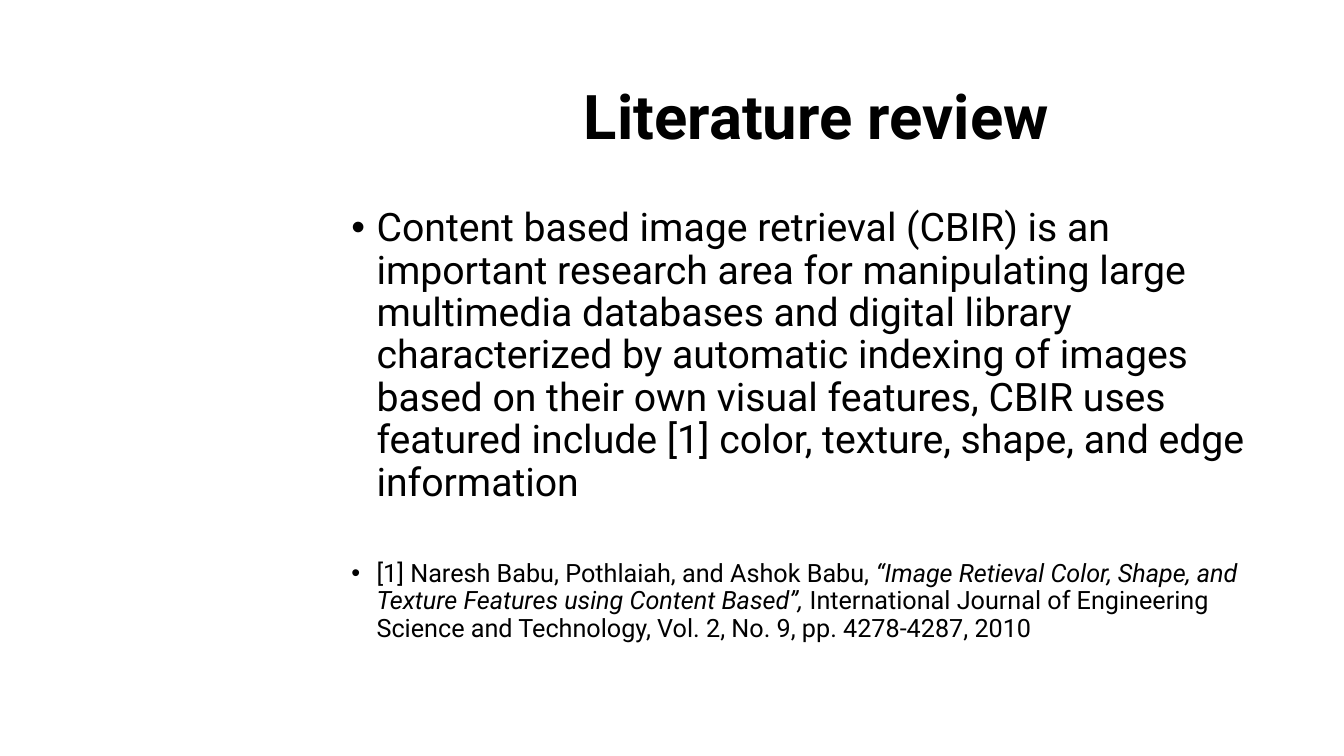
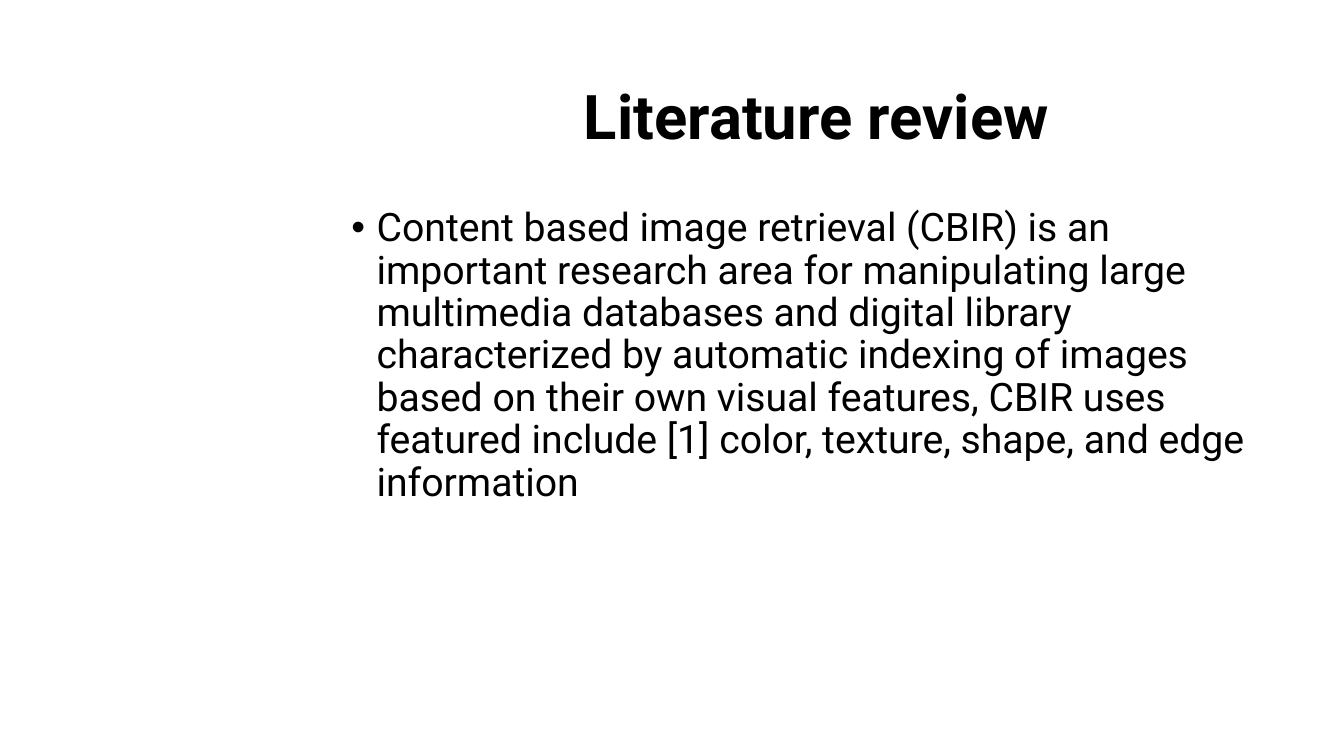
Before and after one commit to dungdovu/DGA1031, a slide deck: slide 7 of DGA1031/What is it.pptx. Drawn at 1344x756 pixels with LibreOffice and Linux fonts; fonts in the diff are those of the drawing; background and template pictures are left out. Boxes give left, top, right and bottom in pixels: in the first picture for what was removed or moved away, otherwise in the second. Text is boxed around its words. In the diff, an @@ line names an element or a change of style, - is before the commit and + after.

```diff
--- a/DGA1031/What is it.pptx
+++ b/DGA1031/What is it.pptx
@@ text removed at (377, 561, 1238, 643) @@
-• [1] Naresh Babu, Pothlaiah, and Ashok Babu, “Image Retieval Color, Shape, and Texture Features using Content Based”, International Journal of Engineering Science and Technology, Vol. 2, No. 9, pp. 4278-4287, 2010
```
Also in this commit, not shown: 4 other slides changed.
